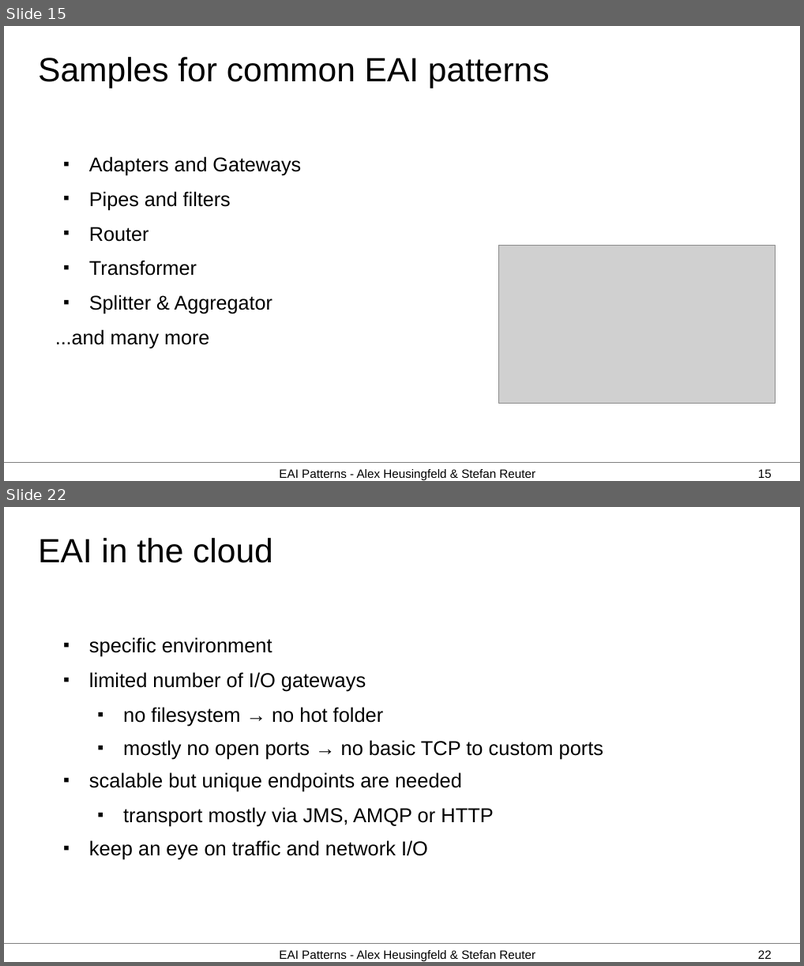
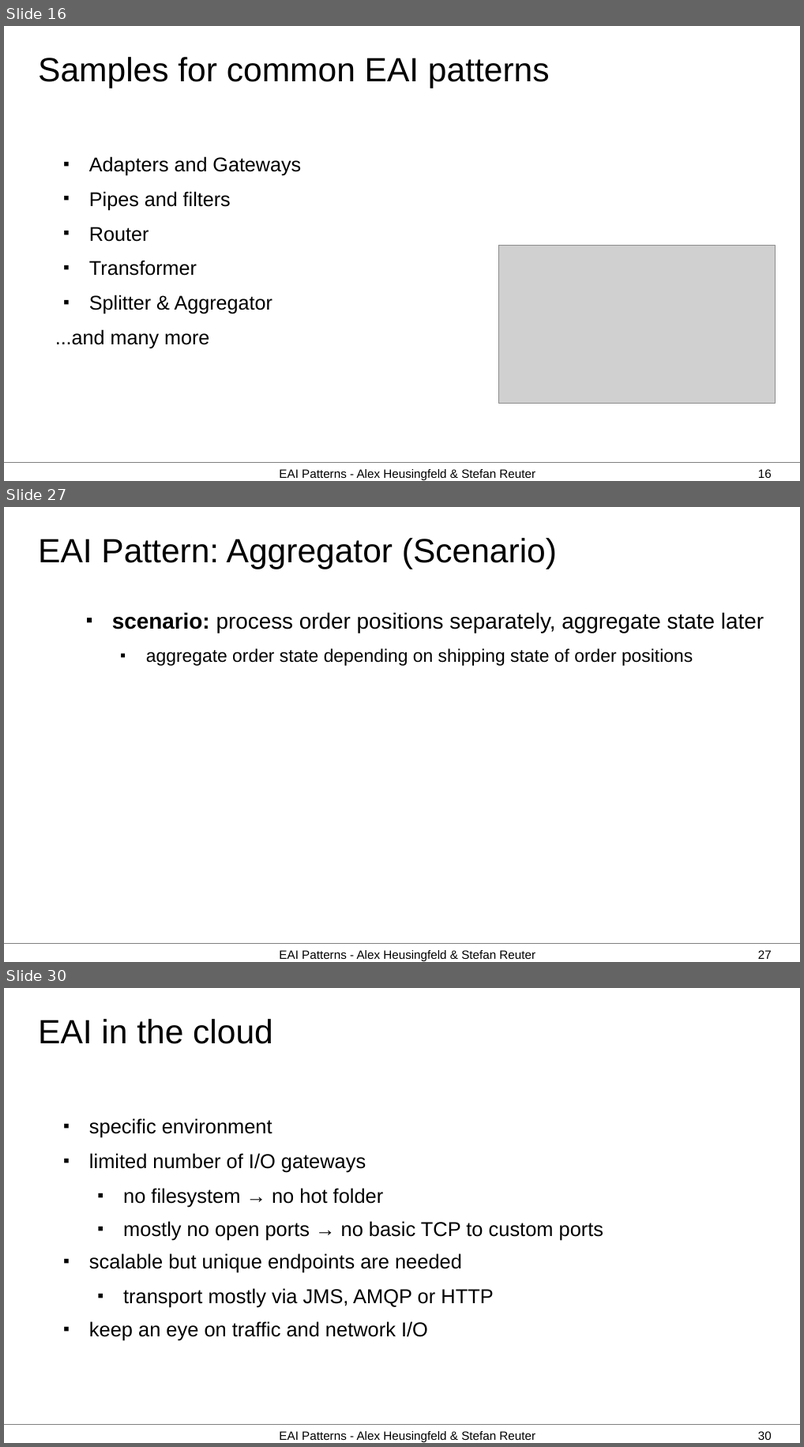
Before and after one commit to aheusingfeld/javaone2012, a slide deck: slides/eai-slides.odp. Shown one above the other, each under a label of ours: slides 15 and 22 before the commit, slides 16, 27 and 30 after it; the slides between them are not shown. The pictures are 804x966 and 804x1447 pixels, drawn with LibreOffice and Linux fonts; fonts in the diff are those of the drawing; grey boxes stand for pictures. Boxes give left, top, right and bottom in pixels: in the first picture for what was removed or moved away, otherwise in the second. Text is boxed around its words. In the diff, an @@ line names an element or a change of style, - is before the commit and + after.

```diff
--- a/slides/eai-slides.odp
+++ b/slides/eai-slides.odp
@@ slide 27 added at [4,507,800,962], background #FFFFFF; not listed: 1 template element that a slide beside it also shows @@
@@ title added at [38,538,557,569], 33.5 pt, text #000000 @@
+EAI Pattern: Aggregator (Scenario)
@@ text added at [112,612,764,666], 22 pt, text #000000 @@
+■ scenario: process order positions separately, aggregate state later
+  ■ aggregate order state depending on shipping state of order positions
@@ text added at [279,950,536,961], 12 pt, text #000000 @@
+EAI Patterns - Alex Heusingfeld & Stefan Reuter
@@ page number added at [758,950,772,959], 12 pt, text #000000 @@
+27
@@ what was slide 15 is now slide 16 @@
@@ what was slide 22 is now slide 30 @@
@@ page number at [758,1431,772,1440]: text changed @@
-22
+30
```
Also in this commit, not shown: 9 slides changed, 7 other slides added.
